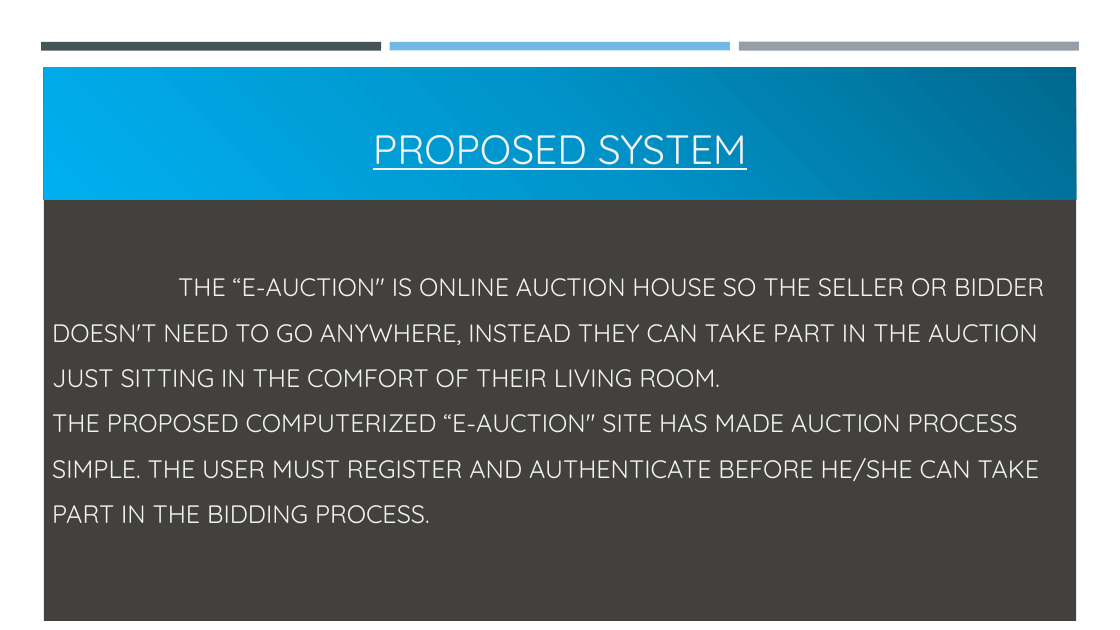
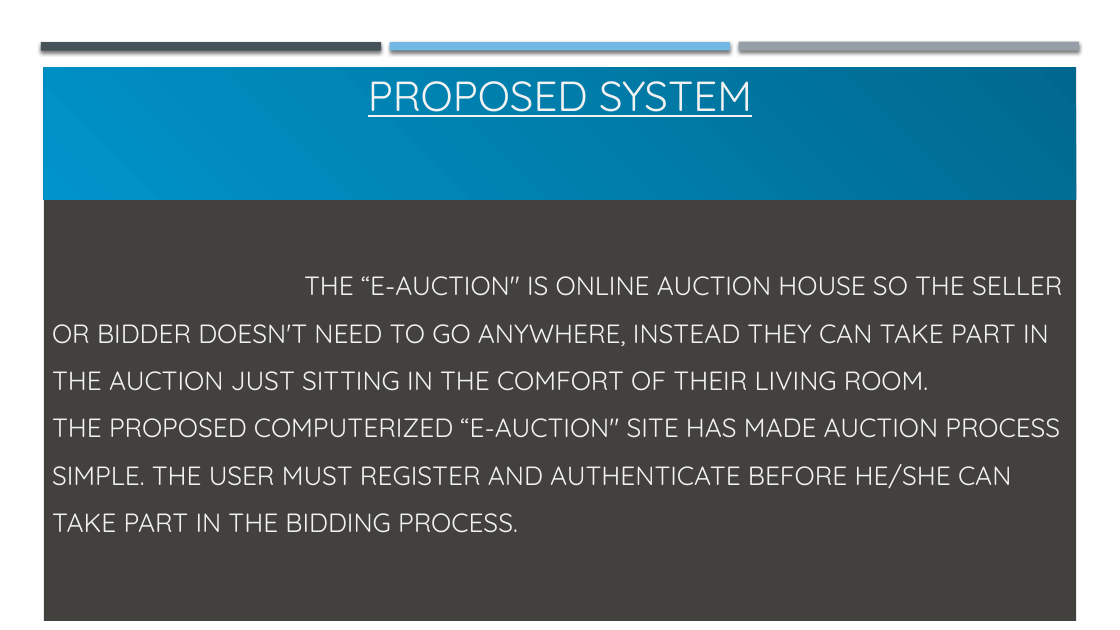
Before and after one commit to AtharvaCM/django-auction, a slide deck: slide 5 of Online auction system.pptx. Drawn at 1120x630 pixels with LibreOffice and Linux fonts; fonts in the diff are those of the drawing. Boxes give left, top, right and bottom in pixels: in the first picture for what was removed or moved away, otherwise in the second. Text is boxed around its words. In the diff, an @@ line names an element or a change of style, - is before the commit and + after.

```diff
--- a/Online auction system.pptx
+++ b/Online auction system.pptx
@@ shadow on in 3 elements at (41, 42, 381, 50), (739, 42, 1079, 51), (390, 42, 730, 50) @@
@@ rectangle "PROPOSED SYSTEM THE “E-AUCTION" IS ..." at (44, 67, 1076, 621): size 32.4 to 33.8 pt in "PROPOSED SYSTEM"; size 21.6 to 22.6 pt; title to rectangle @@
@@ rectangle at (44, 67, 1076, 200): fill gradient #00688E to #0094CA to #00B0F0 to gradient #00688E to #0094CA @@
@@ text in rectangle at (373, 135, 747, 170): text removed @@
-PROPOSED SYSTEM
```
Also in this commit, not shown: 7 other slides changed, 13 other files.
